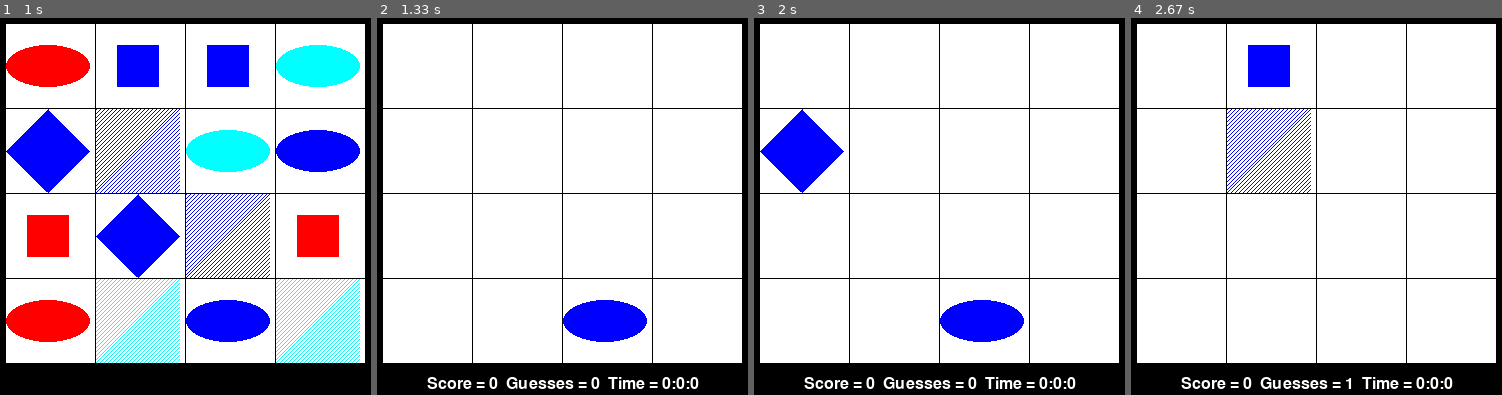
Above: before the commit, frames 1-4 (left to right).
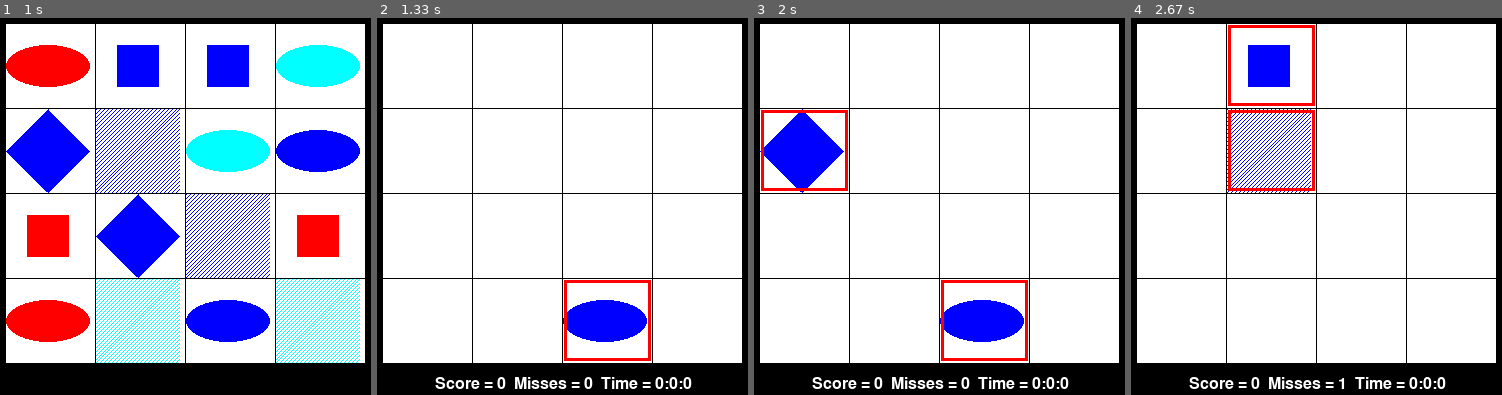
Above: after the commit, the same moments.

Repository: ferguslesley/HomeEd
Game: pygame game, started from Pygame/Memory Game.py
Two runs of this game, one before a commit and one after it. Both use one fixed random seed, a clock stepped at 60 frames per second and the inputs below. The source is Python 2; it was converted automatically to run under Python 3.
Inputs (mouse positions are in pixels of both pictures, inside the frame that each line leads up to):
- Up to frame 1 (1 s): click (226, 293) at 0.88 s
- Up to frame 2 (1.33 s): press the mouse at (603, 293) at 1.2 s; move the mouse to (536, 210) at 1.3 s
- Up to frame 3 (2 s): release the mouse at (846, 123) at 1.43 s
- Up to frame 4 (2.67 s): press the mouse at (1357, 293) at 2.03 s; move the mouse to (1309, 206) at 2.13 s; release the mouse at (1260, 119) at 2.27 s; click (1253, 74) at 2.38 s

Frame 1 is identical in both runs. In frame 2, 2.1% of the frame differs, in the area x 13-87%, y 69-99%; in frame 3, 2.8%, in the area x 1-87%, y 24-99%; in frame 4, 2.8%.

Commit message:
included cell highlighting, tweaked and improved small things.

Diff:
--- a/Pygame/Memory Game.py
+++ b/Pygame/Memory Game.py
@@ -8,7 +8,9 @@
 ##########################################################
 # Game constants
 
-DEBUG = True
+DEBUG = False
+if __debug__:
+    DEBUG = True
 
 SCREENW = 400
 SCREENH = 400
@@ -22,6 +24,7 @@
 else:
     ROWS = 8
     COLS = 8
+assert (ROWS * COLS) % 2 == 0, 'must have an even number of cells!'
 MAXSCORE = ROWS * COLS / 2
 
 CELLW = (SCREENW - MARGINX * 2) / COLS
@@ -41,9 +44,9 @@
 PURPLE   = (255,   0, 255)
 CYAN     = (  0, 255, 255)
 
-BGCOLOR = NAVYBLUE
 LIGHTBGCOLOR = GRAY
 BOXCOLOR = WHITE
+BGCOLOR = BOXCOLOR
 HIGHLIGHTCOLOR = BLUE
 
 DONUT = 'd'
@@ -62,6 +65,8 @@
     if DEBUG:
         print text
 
+Debug("DEBUG MODE")
+
 #################################################
 # drawcell - draw the cell and fill it with a number
 #     row
@@ -84,6 +89,15 @@
     # draw the cell
     rect = cellrect(row, column)
     pygame.draw.rect(DISPLAYSURF, WHITE, rect)
+
+#################################################
+
+def highlight_cell(row, column):
+    rect = cellrect(row, column)
+    rect = rect.inflate(-2, -3)  # .move(1, 1)
+    pygame.draw.rect(DISPLAYSURF, RED, rect, 3)
+
+
 
 #################################################
 # cellrect - calculate the Rect for the cell
@@ -191,7 +205,7 @@
 def end_game():
     area = Rect(0, 0, SCREENW, SCREENH)
     pygame.draw.rect(DISPLAYSURF, BLACK, area)
-    statusmessage = 'Score = {}  Guesses = {}  Time = {}:{}:{}'.format(score, guesses, int(hours), int(minutes), int(seconds))
+    statusmessage = 'Score = {}  Misses = {}  Time = {}:{}:{}'.format(score, guesses, int(hours), int(minutes), int(seconds))
     draw_text(statusmessage, SCREENW / 2, SCREENH / 2, MARGINBOTTOM * 2/5)
     pygame.display.update()
 
@@ -254,6 +268,7 @@
             row, column = find_cell(mousex, mousey)
             if row < ROWS and column < COLS and row >= 0 and column >=0: # on the grid ...
                 cell = grid[row][column]
+
                 if guessed(cell):
                     pass
                 elif oldrow == row and oldcol == column:
@@ -262,6 +277,7 @@
                 elif firstclick:
                     # draw cell contents
                     drawcell(row, column, grid[row][column])
+                    highlight_cell(row, column)
                     # and remember which cell
                     oldx, oldy = mousex, mousey
                     oldrow, oldcol = row, column
@@ -269,12 +285,18 @@
                     firstclick = False
                 else:
                     drawcell(row, column, cell)
+                    highlight_cell(row, column)
                     if oldcell == cell:
                         score = score + 1
                         # they match
                         # so mark them as Found
                         grid[row][column] = (cell[0], cell[1], True)
                         grid[oldrow][oldcol] = (oldcell[0], oldcell[1], True)
+                        # and clear highlights
+                        pygame.display.update()
+                        pygame.time.wait(1000)
+                        drawcell(oldrow,oldcol, oldcell)
+                        drawcell(row,column, cell)
                     else:
                         # different - so reset
                         pygame.display.update()
@@ -293,6 +315,6 @@
         pygame.draw.rect(DISPLAYSURF, BLACK, statusrect)
         hours, rem = divmod(elapsed_time, 3600)
         minutes, seconds = divmod(rem, 60)
-        statusmessage = 'Score = {}  Guesses = {}  Time = {}:{}:{}'.format(score, guesses, int(hours), int(minutes), int(seconds))
+        statusmessage = 'Score = {}  Misses = {}  Time = {}:{}:{}'.format(score, guesses, int(hours), int(minutes), int(seconds))
         draw_text(statusmessage, SCREENW / 2, SCREENH - MARGINBOTTOM / 2, MARGINBOTTOM * 2/5)
         pygame.display.update()
